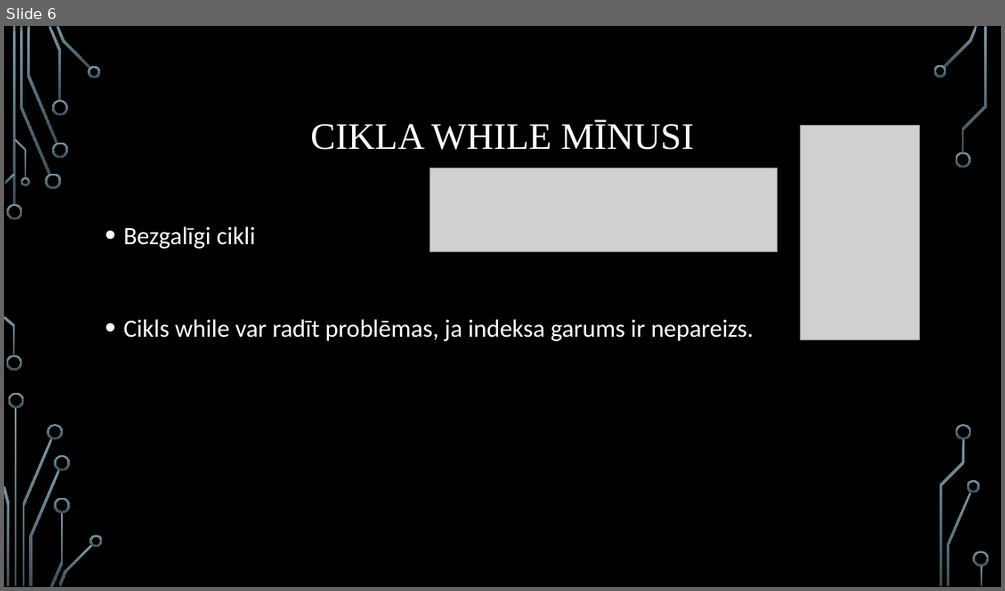
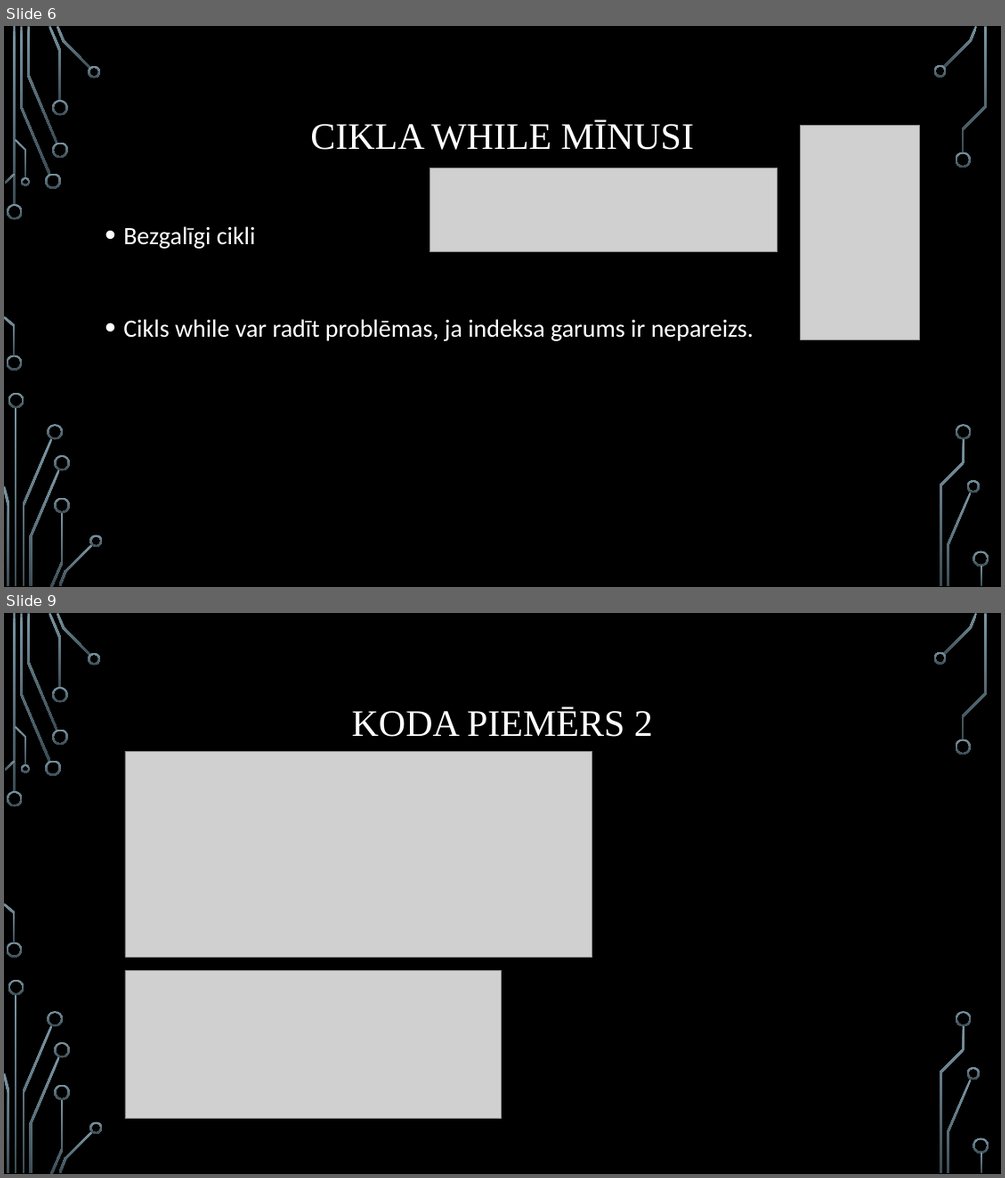
Before and after one commit to maks1k3/Bizjuks_Eksamens, a slide deck: Bizjuks_Eksamens.pptx. Shown one above the other, each under a label of ours: slide 6 before the commit, slides 6 and 9 after it; the slides between them are not shown. The pictures are 1005x591 and 1005x1178 pixels, drawn with LibreOffice and Linux fonts; fonts in the diff are those of the drawing; grey boxes stand for pictures; background and template pictures are left out. Boxes give left, top, right and bottom in pixels: in the first picture for what was removed or moved away, otherwise in the second. Text is boxed around its words. In the diff, an @@ line names an element or a change of style, - is before the commit and + after.

```diff
--- a/Bizjuks_Eksamens.pptx
+++ b/Bizjuks_Eksamens.pptx
@@ slide 9 added at (x1=4, y1=613, x2=1001, y2=1174), background picture (left out); not listed: 36 template elements that a slide beside it also shows @@
@@ title added at (x1=352, y1=706, x2=653, y2=737), 36 pt, text #FFFFFF @@
+KODA PIEMĒRS 2
@@ picture added at (x1=125, y1=751, x2=592, y2=957) @@
@@ picture added at (x1=125, y1=971, x2=502, y2=1119) @@
```
Also in this commit, not shown: 6 other slides added.
